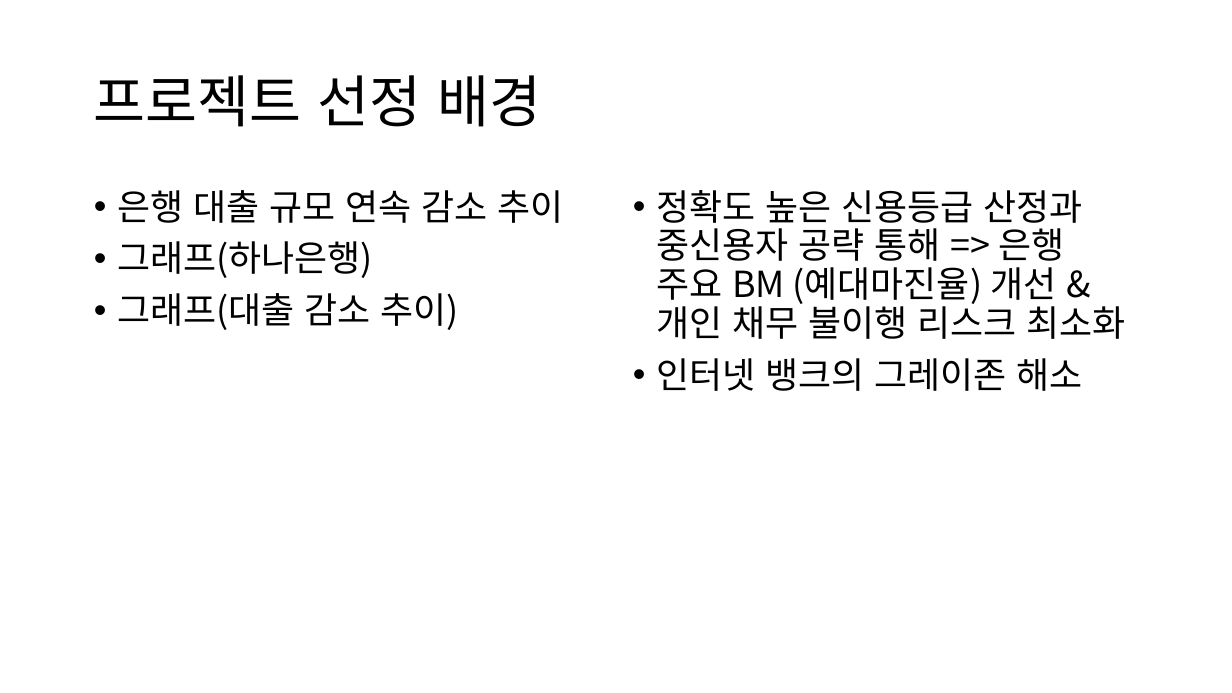
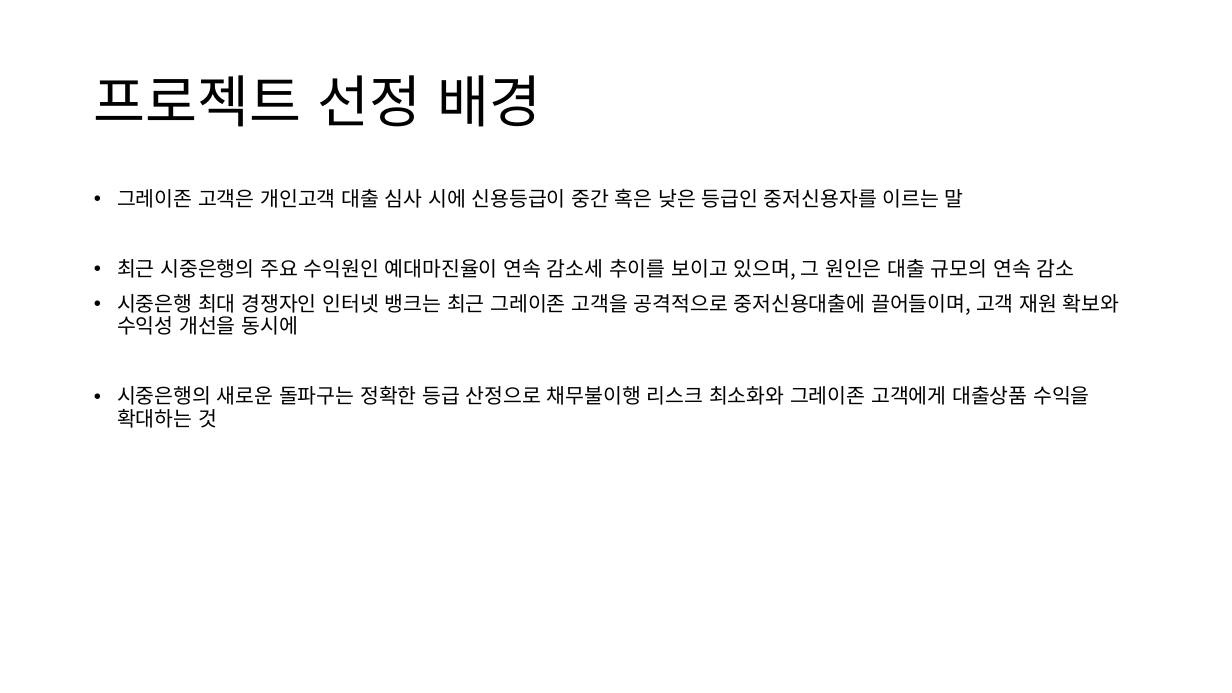
Before and after one commit to HANARONE/dh01, a slide deck: slide 2 of 개인고객 신용등급 산정 모델링.pptx. Drawn at 1232x693 pixels with LibreOffice and Linux fonts; fonts in the diff are those of the drawing. Boxes give left, top, right and bottom in pixels: in the first picture for what was removed or moved away, otherwise in the second. Text is boxed around its words. In the diff, an @@ line names an element or a change of style, - is before the commit and + after.

```diff
--- a/개인고객 신용등급 산정 모델링.pptx
+++ b/개인고객 신용등급 산정 모델링.pptx
@@ text removed at (117,190,563,330) @@
-• 은행 대출 규모 연속 감소 추이
-• 그래프(하나은행)
-• 그래프(대출 감소 추이)
@@ text added at (117,188,1120,428), 16 pt, text #000000 @@
+• 그레이존 고객은 개인고객 대출 심사 시에 신용등급이 중간 혹은 낮은 등급인 중저신용자를 이르는 말
+• 최근 시중은행의 주요 수익원인 예대마진율이 연속 감소세 추이를 보이고 있으며, 그 원인은 대출 규모의 연속 감소
+• 시중은행 최대 경쟁자인 인터넷 뱅크는 최근 그레이존 고객을 공격적으로 중저신용대출에 끌어들이며, 고객 재원 확보와 수익성 개선을 동시에
+• 시중은행의 새로운 돌파구는 정확한 등급 산정으로 채무불이행 리스크 최소화와 그레이존 고객에게 대출상품 수익을 확대하는 것
@@ text removed at (656,190,1125,391) @@
-• 정확도 높은 신용등급 산정과 중신용자 공략 통해 => 은행 주요 BM (예대마진율) 개선 & 개인 채무 불이행 리스크 최소화
-• 인터넷 뱅크의 그레이존 해소
```
Also in this commit, not shown: 2 other slides changed, 3 slides added, 5 other files.
